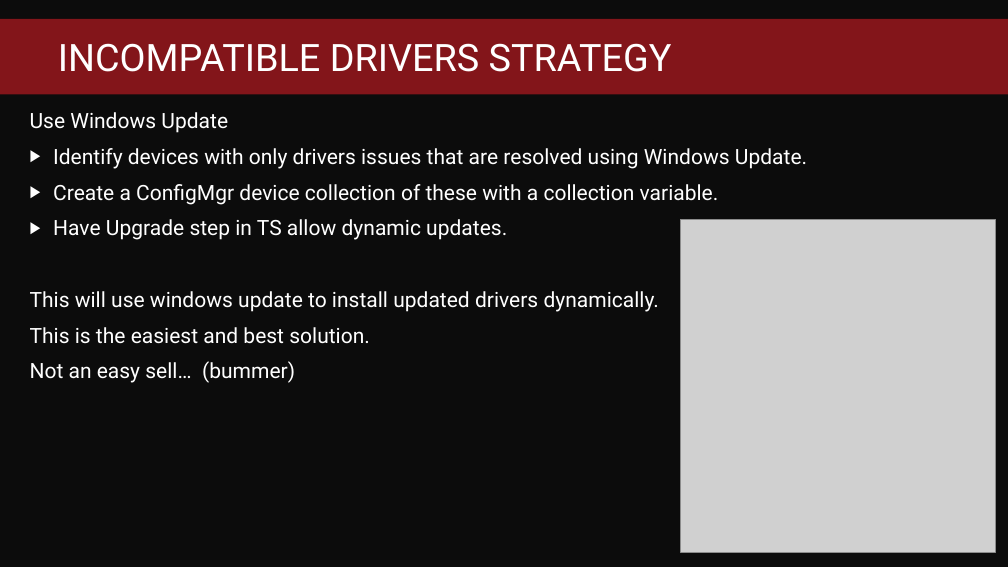
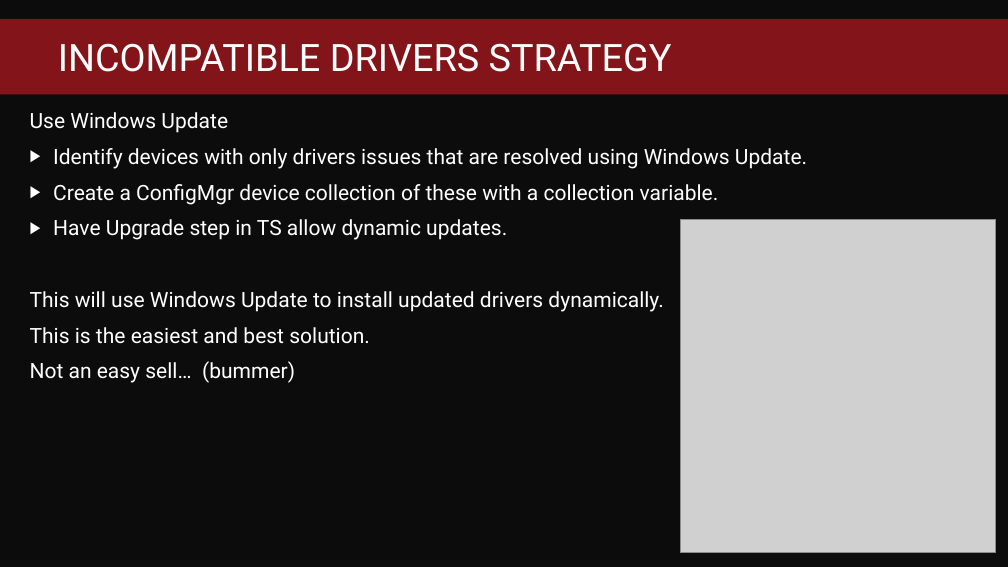
Before and after one commit to fredbainbridge/WindowsUpgradeReadiness, a slide deck: slide 21 of MMS 2017 - Windows Upgrade Readiness.pptx. Drawn at 1008x567 pixels with LibreOffice and Linux fonts; fonts in the diff are those of the drawing; grey boxes stand for pictures; background and template pictures are left out. Boxes give left, top, right and bottom in pixels: in the first picture for what was removed or moved away, otherwise in the second. Text is boxed around its words. In the diff, an @@ line names an element or a change of style, - is before the commit and + after.

```diff
--- a/MMS 2017 - Windows Upgrade Readiness.pptx
+++ b/MMS 2017 - Windows Upgrade Readiness.pptx
@@ text at (30,291,663,312): text changed @@
-This will use windows update to install updated drivers dynamically.
+This will use Windows Update to install updated drivers dynamically.
```
Also in this commit, not shown: 8 other slides changed, 1 slide added.
